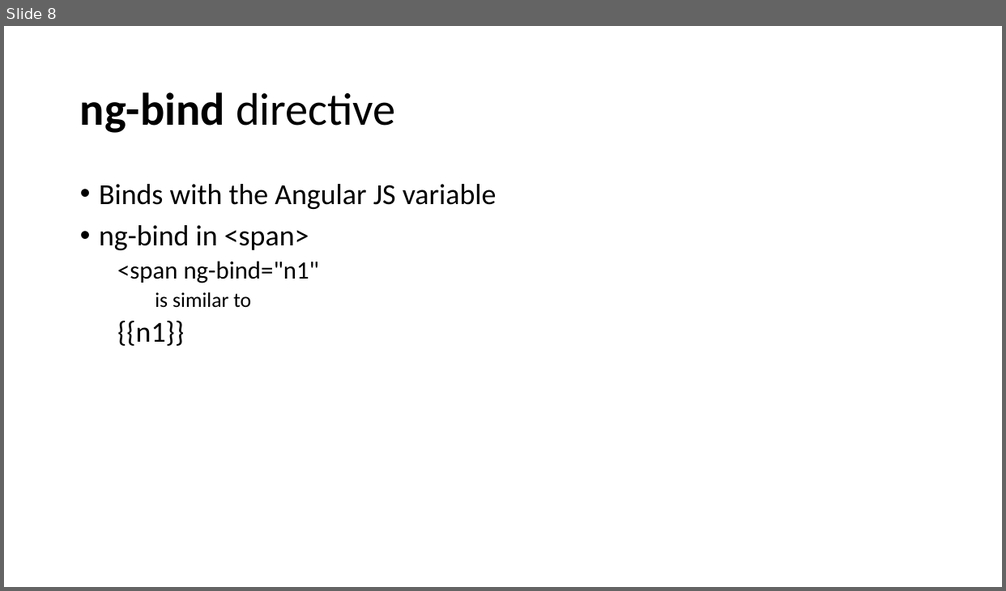
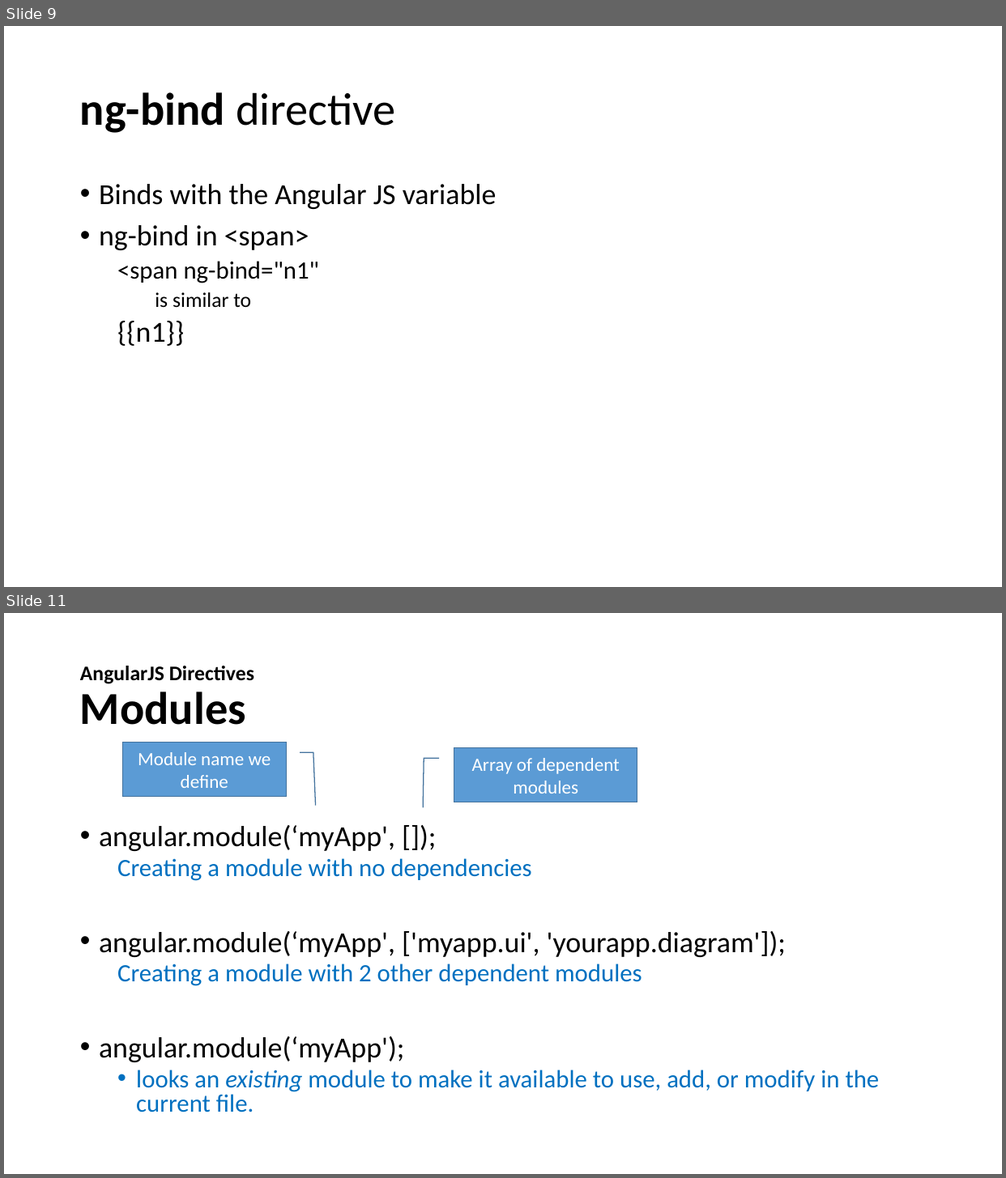
Before and after one commit to santoshkar/Angular, a slide deck: Angular JS draft.pptx. Shown one above the other, each under a label of ours: slide 8 before the commit, slides 9 and 11 after it; the slides between them are not shown. The pictures are 1006x591 and 1006x1178 pixels, drawn with LibreOffice and Linux fonts; fonts in the diff are those of the drawing. Boxes give left, top, right and bottom in pixels: in the first picture for what was removed or moved away, otherwise in the second. Text is boxed around its words. In the diff, an @@ line names an element or a change of style, - is before the commit and + after.

```diff
--- a/Angular JS draft.pptx
+++ b/Angular JS draft.pptx
@@ slide 11 added at [4,613,1002,1174], background #FFFFFF @@
@@ title added at [80,666,254,725], 20 pt, text #000000, bold @@
+AngularJS Directives
+Modules
@@ border callout added at [122,743,286,797], fill #5B9BD5, outline #43739E 1 pt, 18 pt, text #FFFFFF @@
+Module name we define
@@ border callout added at [454,747,638,802], fill #5B9BD5, outline #43739E 1 pt, 18 pt, text #FFFFFF @@
+Array of dependent modules
@@ text added at [99,825,880,1113], 24 pt, text #0070C0 @@
+• angular.module(‘myApp', []);
+  Creating a module with no dependencies
+• angular.module(‘myApp', ['myapp.ui', 'yourapp.diagram']);
+  Creating a module with 2 other dependent modules
+• angular.module(‘myApp');
+  • looks an existing module to make it available to use, add, or modify in the current file.
@@ what was slide 8 is now slide 9 @@
```
Also in this commit, not shown: 2 slides changed, 4 other slides added, 1 slide removed, 1 other file.
